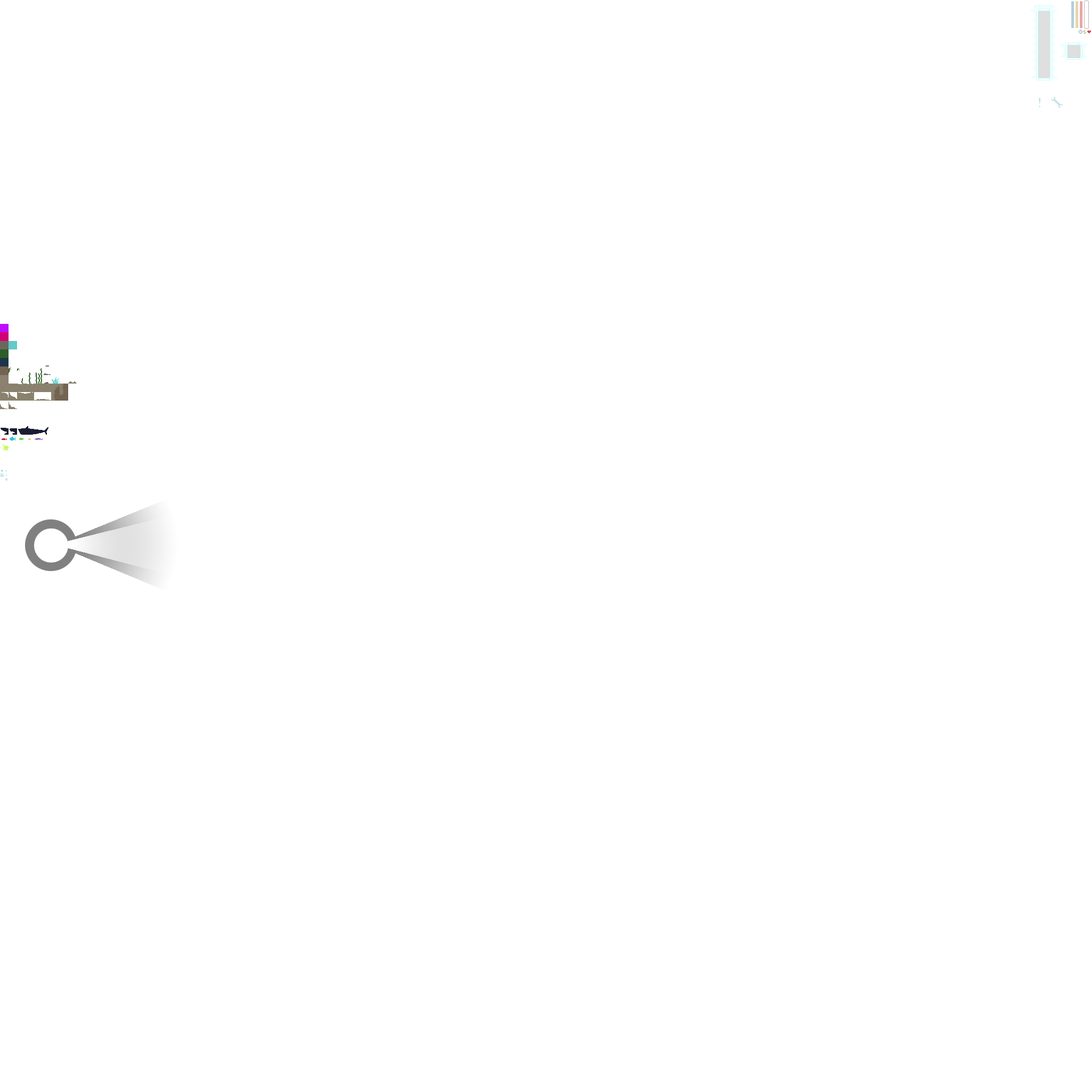
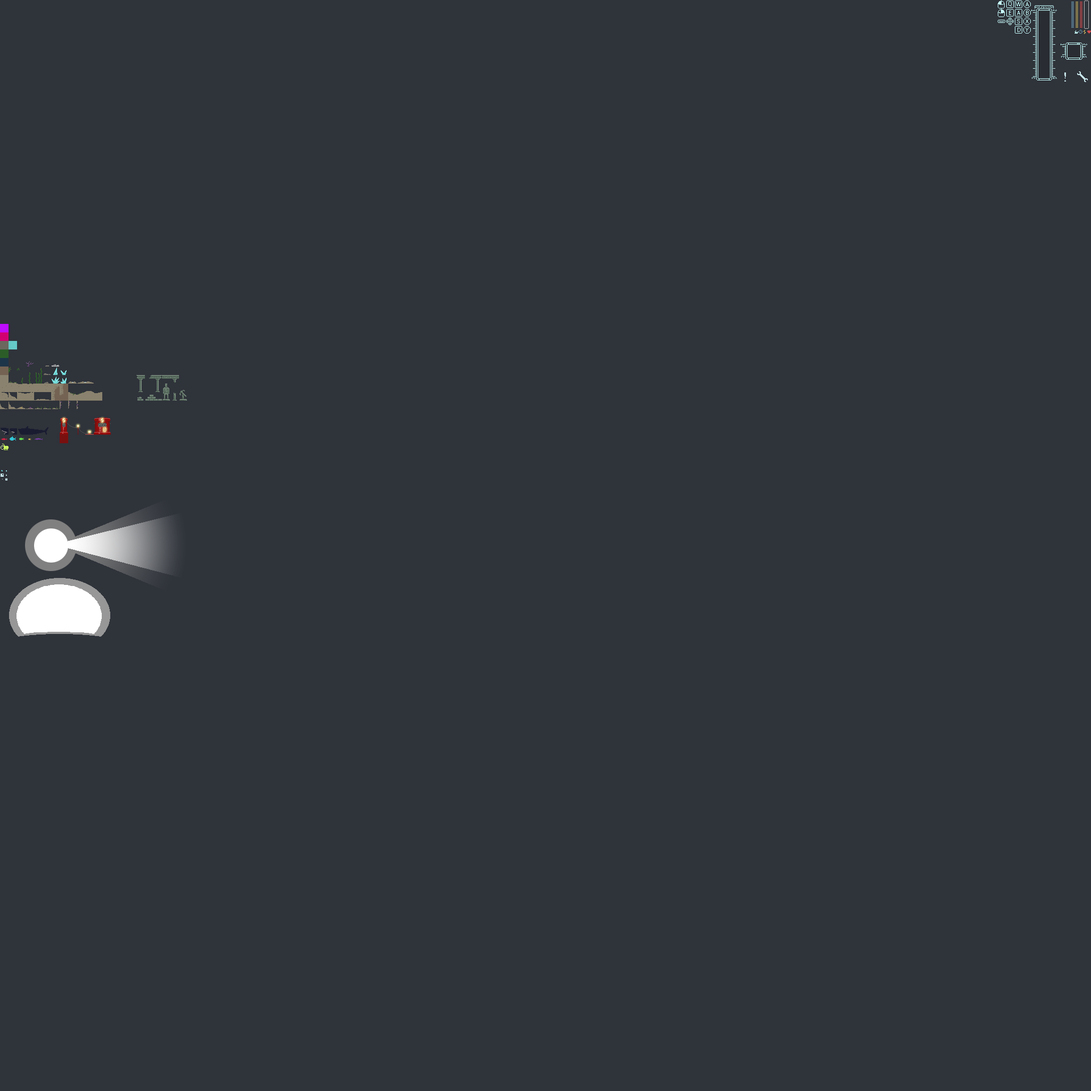
Comparing the layer stacks of the two w=1091, h=1091 images. Changes:
moved "UI" (1st of 4, in "Tiles") above "power plant" over <box>51,0,1091,384</box>
added layer "Layer 4" in group "UI" over <box>1074,30,1079,34</box>
painted on "UI" (2nd of 4, in "Tiles" › "UI") over <box>998,0,1089,108</box>
removed layer "general tiles" from group "Tiles" over <box>0,341,77,481</box>
added group "power plant" (1st of 2, in "Tiles") with 5 layers in group "Tiles" over <box>9,417,111,637</box>
added layer "Powerplant lights" in group "power plant" over <box>9,578,111,637</box>
added layer "lights" in group "power plant" over <box>62,418,107,433</box>
added layer "power plant" (2nd of 2, in "Tiles" › "power plant") in group "power plant" over <box>59,417,111,444</box>
added layer "window sheen" (35%) in group "power plant" over <box>62,423,107,426</box>
added layer "windows" (15%) in group "power plant" over <box>61,422,108,429</box>
painted on "level design tiles" over <box>0,341,188,481</box>
hid group "mockups" (37 layers) over <box>71,22,993,401</box>
showed "Layer 1", painted on it over <box>0,0,1091,1091</box>
